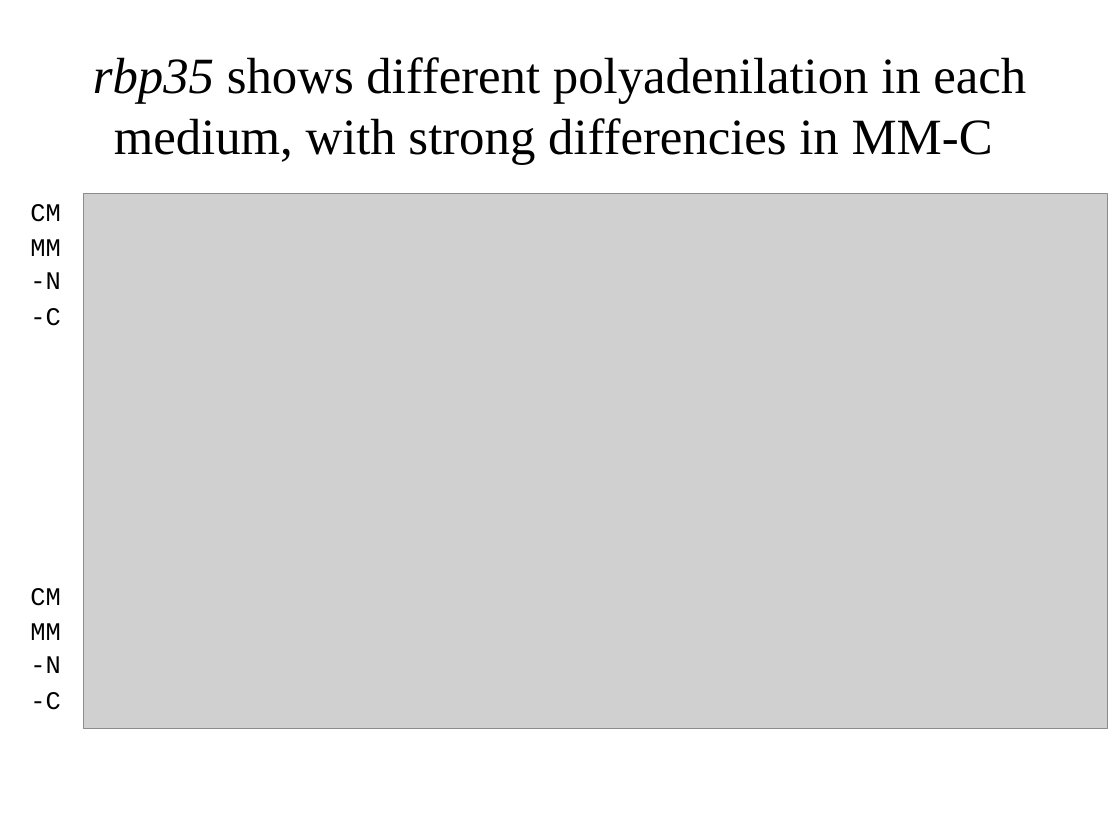
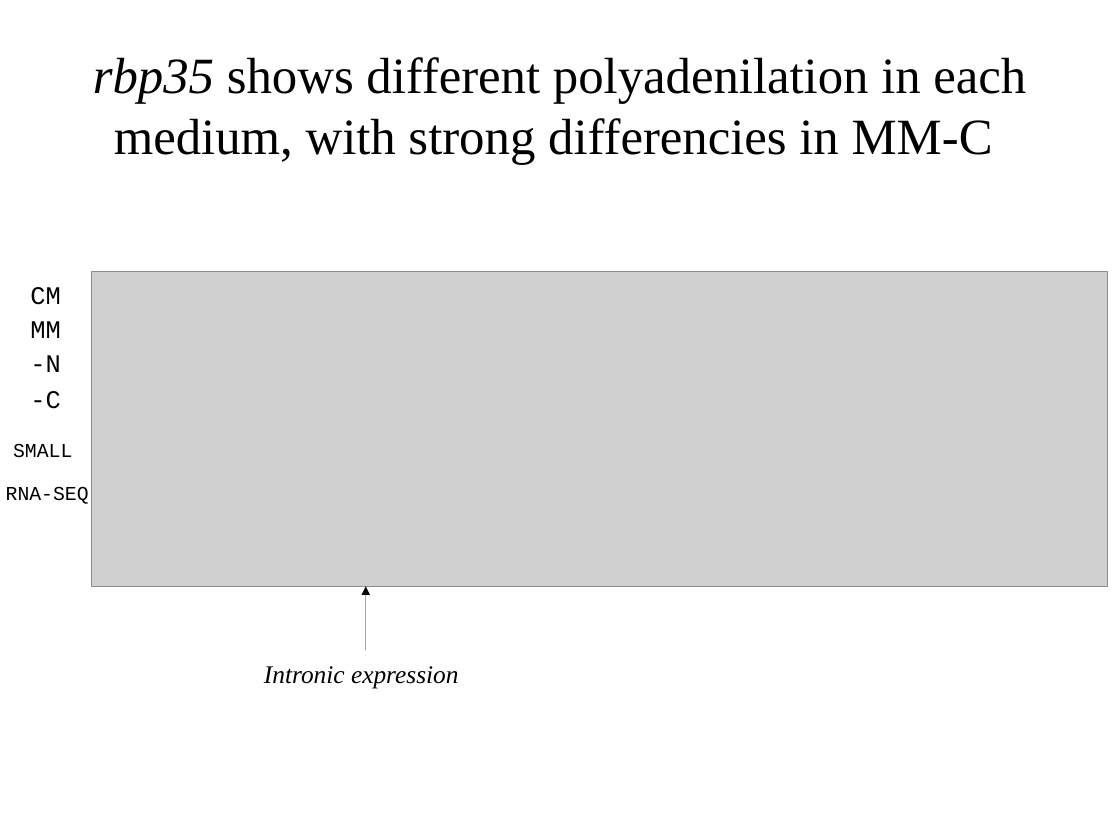
Before and after one commit to wilkinsonlab/m-oryzae-polya, a slide deck: slide 29 of doc/oryzae_presentation.odp. Drawn at 1120x840 pixels with LibreOffice and Linux fonts; fonts in the diff are those of the drawing; grey boxes stand for pictures. Boxes give left, top, right and bottom in pixels: in the first picture for what was removed or moved away, otherwise in the second. Text is boxed around its words. In the diff, an @@ line names an element or a change of style, - is before the commit and + after.

```diff
--- a/doc/oryzae_presentation.odp
+++ b/doc/oryzae_presentation.odp
@@ text "CM": place and size @@
-text "CM" at bbox=[30, 204, 60, 222]
+text "CM" at bbox=[30, 287, 60, 305]
@@ picture: place and size @@
-picture at bbox=[83, 193, 1108, 729]
+picture at bbox=[91, 271, 1108, 586]
@@ text "MM": place and size @@
-text "MM" at bbox=[30, 239, 60, 256]
+text "MM" at bbox=[30, 321, 60, 338]
@@ text "-N": place and size @@
-text "-N" at bbox=[30, 272, 60, 289]
+text "-N" at bbox=[30, 355, 60, 372]
@@ text "-C": place and size @@
-text "-C" at bbox=[30, 308, 60, 326]
+text "-C" at bbox=[30, 391, 60, 409]
@@ text added at bbox=[13, 443, 72, 458], 14 pt, text #000000 @@
+SMALL
@@ text added at bbox=[6, 486, 89, 504], 14 pt, text #000000 @@
+RNA-SEQ
@@ text removed at bbox=[30, 588, 60, 606] @@
-CM
@@ arrow added from (366, 650) to (366, 586), #000000 0 pt @@
@@ text removed at bbox=[30, 623, 60, 640] @@
-MM
@@ text removed at bbox=[30, 656, 60, 673] @@
--N
@@ text added at bbox=[264, 666, 459, 688], 18 pt, text #000000, italic @@
+Intronic expression
@@ text removed at bbox=[30, 692, 60, 710] @@
--C
```
Also in this commit, not shown: 13 other slides changed, 1 other file.
